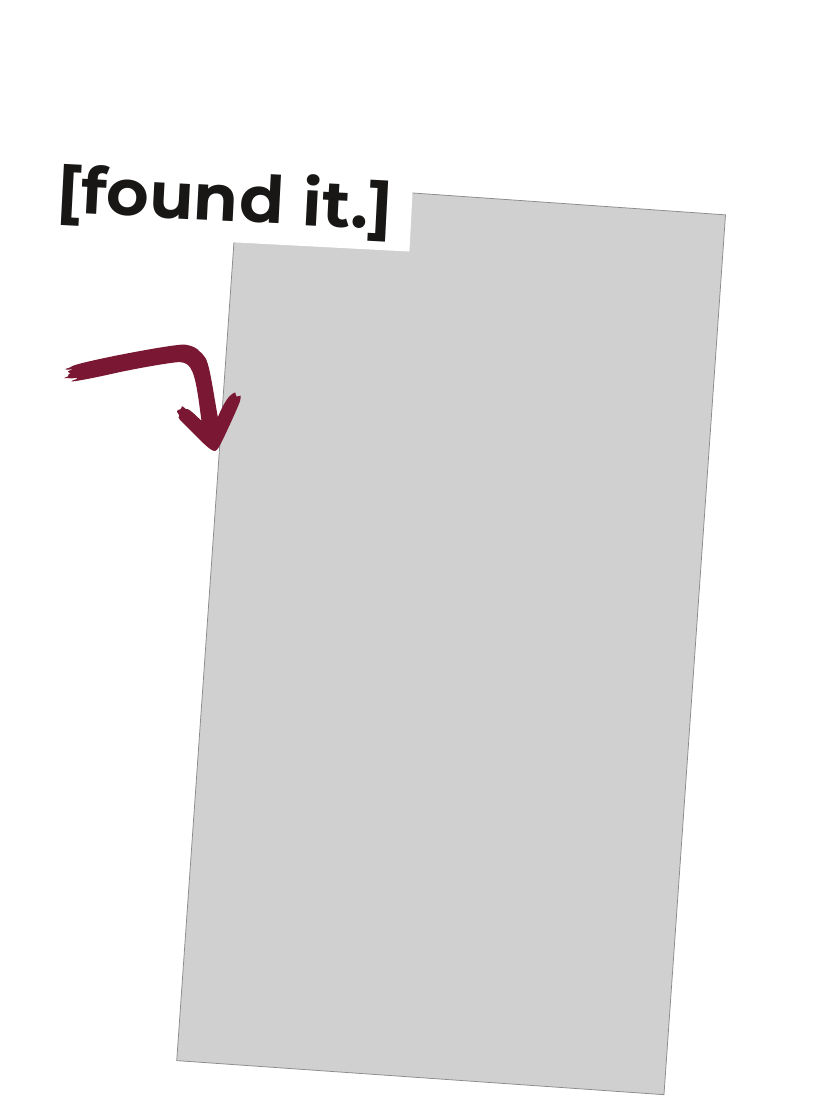
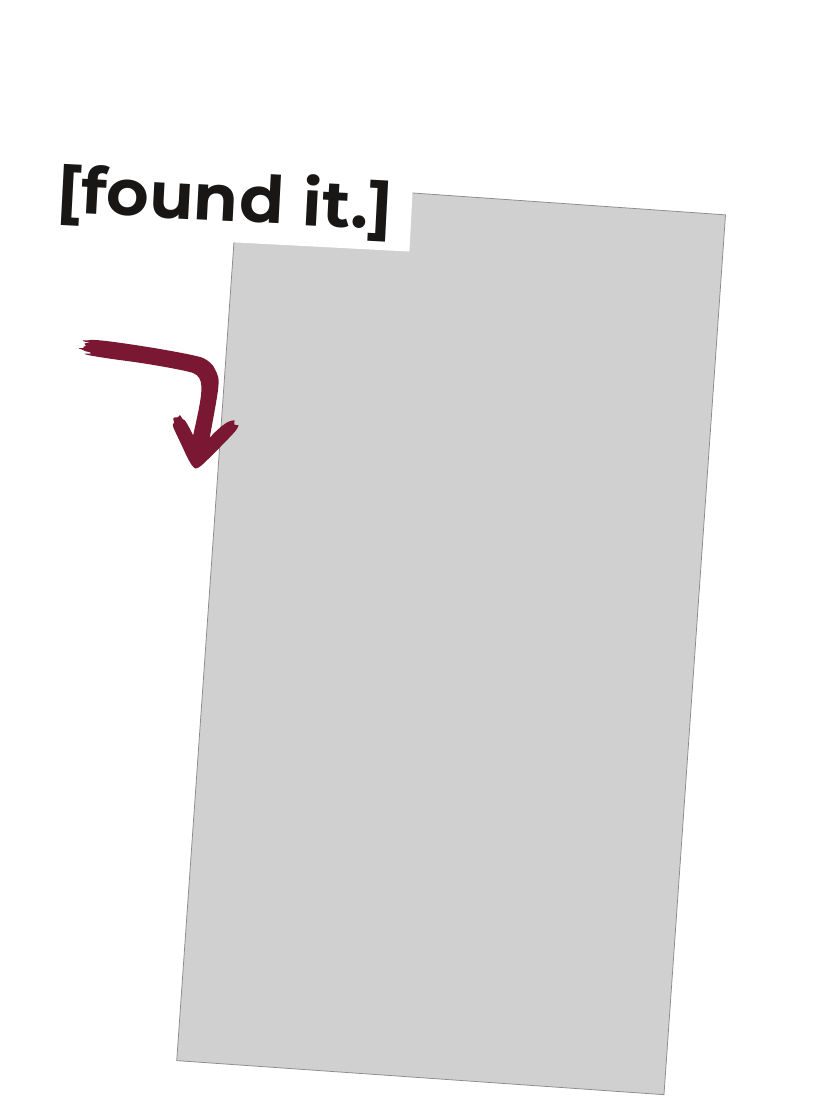
Before and after one commit to ScrollySocial/scrolly-engine, a slide deck: slide 3 of automation/reel-template-pack/10-three-people-to-gift-it-to/carousel/Template 10 - Three people to gift it to - Carousel.pptx. Drawn at 840x1120 pixels with LibreOffice and Linux fonts; fonts in the diff are those of the drawing; grey boxes stand for pictures; background and template pictures are left out. Boxes give left, top, right and bottom in pixels: in the first picture for what was removed or moved away, otherwise in the second. Text is boxed around its words. In the diff, an @@ line names an element or a change of style, - is before the commit and + after.

```diff
--- a/automation/reel-template-pack/10-three-people-to-gift-it-to/carousel/Template 10 - Three people to gift it to - Carousel.pptx
+++ b/automation/reel-template-pack/10-three-people-to-gift-it-to/carousel/Template 10 - Three people to gift it to - Carousel.pptx
@@ freeform shape at (x1=62, y1=334, x2=250, y2=475): rotation 350 to 10 degrees; outline redrawn @@
```
Also in this commit, not shown: 5 other slides changed, 23 other files.
